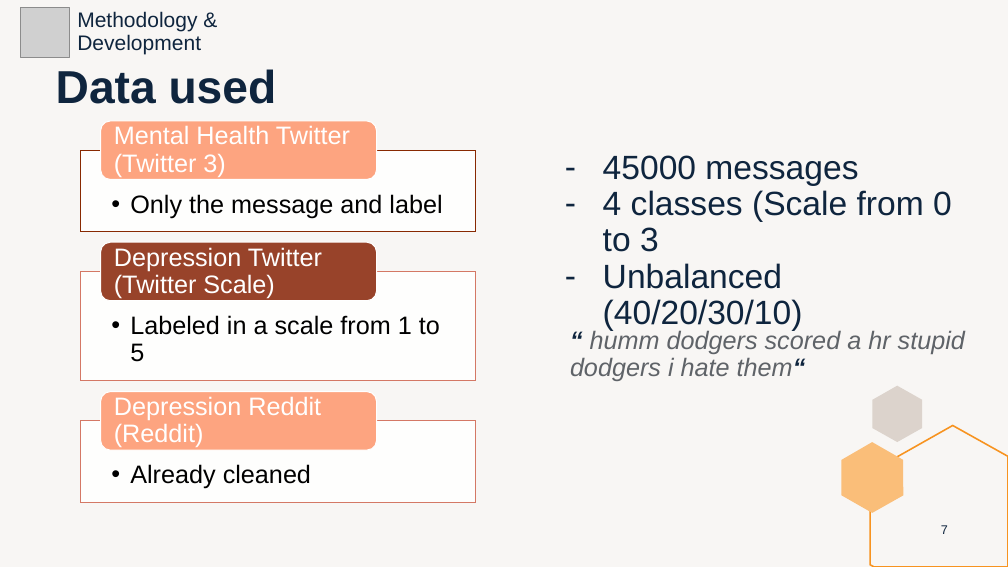
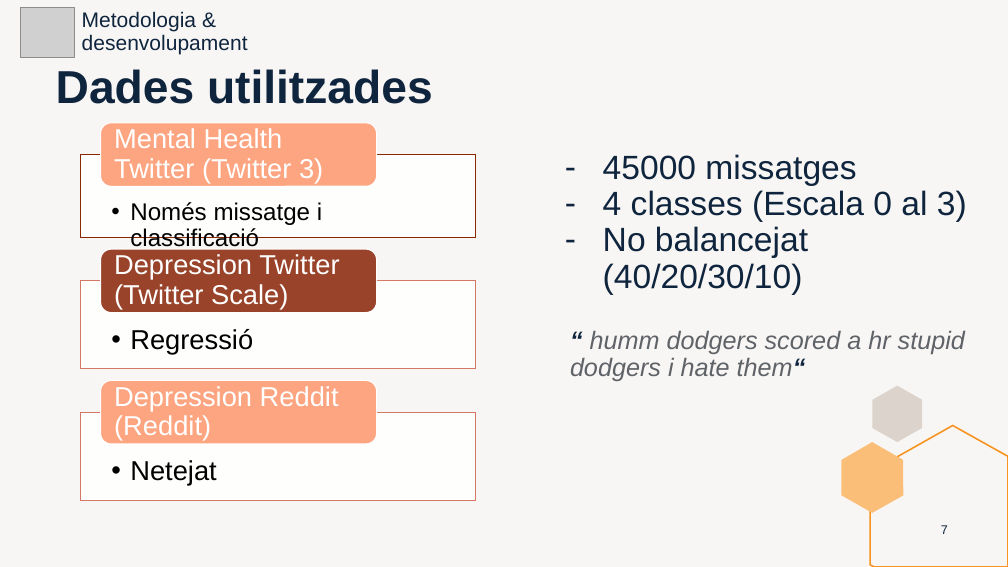
Before and after one commit to marti1999/TFG, a slide deck: slide 7 of informes/entrega final/presentation.pptx. Drawn at 1008x567 pixels with LibreOffice and Linux fonts; fonts in the diff are those of the drawing; grey boxes stand for pictures. Boxes give left, top, right and bottom in pixels: in the first picture for what was removed or moved away, otherwise in the second. Text is boxed around its words. In the diff, an @@ line names an element or a change of style, - is before the commit and + after.

```diff
--- a/informes/entrega final/presentation.pptx
+++ b/informes/entrega final/presentation.pptx
@@ picture: place and size @@
-picture at (20,8,70,57)
+picture at (20,8,74,57)
@@ text at (82,11,248,54): text changed @@
-Methodology & Development
+Metodologia & desenvolupament
@@ title at (56,69,433,104): text changed @@
-Data used
+Dades utilitzades
@@ rounded rectangle: place and size @@
-rounded rectangle at (101,121,377,179)
+rounded rectangle at (101,123,377,187)
@@ rectangle: place and size @@
-rectangle at (81,150,476,231)
+rectangle at (81,154,476,237)
@@ text at (603,154,967,295): text changed @@
-– 45000 messages
-– 4 classes (Scale from 0 to 3
-– Unbalanced (40/20/30/10)
+– 45000 missatges
+– 4 classes (Escala 0 al 3)
+– No balancejat (40/20/30/10)
@@ text removed at (130,194,442,219) @@
-  • Only the message and label
@@ text added at (130,202,322,251), 23 pt, text #000000 @@
+  • Només missatge i classificació
@@ rounded rectangle: place and size @@
-rounded rectangle at (101,242,377,300)
+rounded rectangle at (101,250,377,313)
@@ size 24 to 26 pt in 3 elements at (114,128,323,182), (114,386,339,440), (114,254,339,309) @@
@@ text "Depression Twitter (Twitter Scale)": place and size @@
-text "Depression Twitter (Twitter Scale)" at (114,247,322,298)
+text "Depression Twitter (Twitter Scale)" at (114,254,339,309)
@@ rectangle: place and size @@
-rectangle at (81,271,476,381)
+rectangle at (81,281,476,369)
@@ text removed at (130,315,440,362) @@
-  • Labeled in a scale from 1 to 5
@@ text added at (130,329,253,353), 26 pt, text #000000 @@
+  • Regressió
@@ rounded rectangle: place and size @@
-rounded rectangle at (101,392,377,450)
+rounded rectangle at (101,380,377,444)
@@ text "Depression Reddit (Reddit)": place and size @@
-text "Depression Reddit (Reddit)" at (114,397,321,447)
+text "Depression Reddit (Reddit)" at (114,386,339,440)
@@ rectangle: place and size @@
-rectangle at (81,421,476,502)
+rectangle at (81,412,476,500)
@@ text removed at (130,464,311,489) @@
-  • Already cleaned
@@ text added at (130,460,216,485), 26 pt, text #000000 @@
+  • Netejat
```
Also in this commit, not shown: 22 other slides changed, 5 slides added, 5 slides removed, 1 other file.
